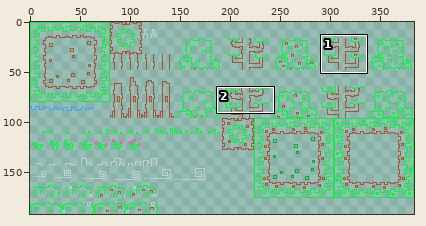
One commit to this sprite sheet: Assets/environment_forest_sheet.png. Above: a wide view before the commit, with the close-up outlined.
Close-up. First the earlier version:
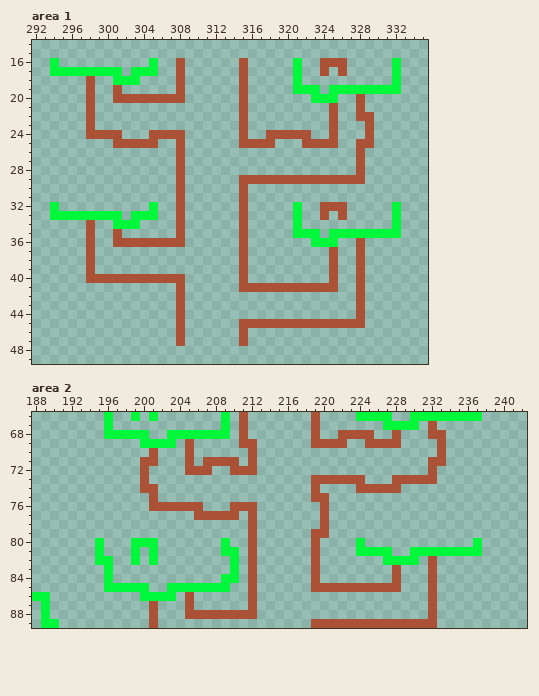
The file is 384x192 pixels. Shown: area 1: x 292..335, y 14..49; area 2: x 188..242, y 66..89.
The result:
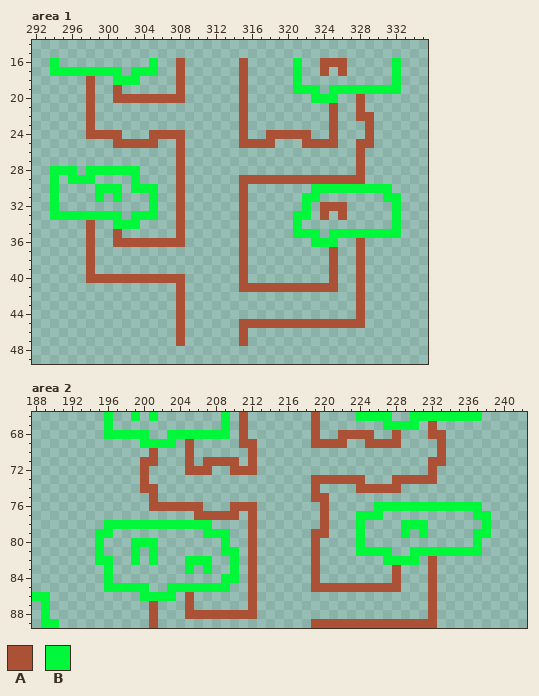
Palette (. is transparent): A #ab5236  B #00f73a
Difference:
Area 1:
The edit adds colour B in row 28 at x 294 to 296 and 298 to 303; in row 29 at x 294, 296 to 298 and 303; in row 30 at x 294, 299 to 301, 303 to 305 and 323 to 331; in row 31 at x 294, 299, 301, 305, 322 to 323 and 331 to 332; in rows 32 to 33 at x 322.
Colour B is removed in row 32 at x 321.
Area 2:
The edit adds colour B in row 76 at x 226 to 237; in row 77 at x 224 to 226 and 237 to 238; in row 78 at x 196 to 207, 224, 229 to 231 and 238; in row 79 at x 195 to 196, 207 to 209, 224, 229, 231 and 237 to 238; in row 82 at x 205 to 207; in row 83 at x 205 and 207.
Boxes around the changes in both close-ups, in picture pixels (x1, y1, x2, y2):
added: (50, 166, 158, 202)
changed: (293, 184, 401, 220)
added: (356, 502, 491, 538)
added: (95, 520, 230, 574)
